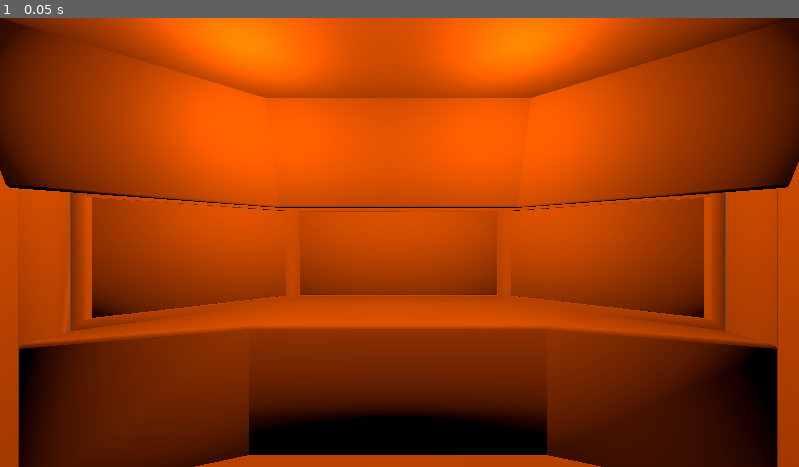
Above: before the commit, frame 1.
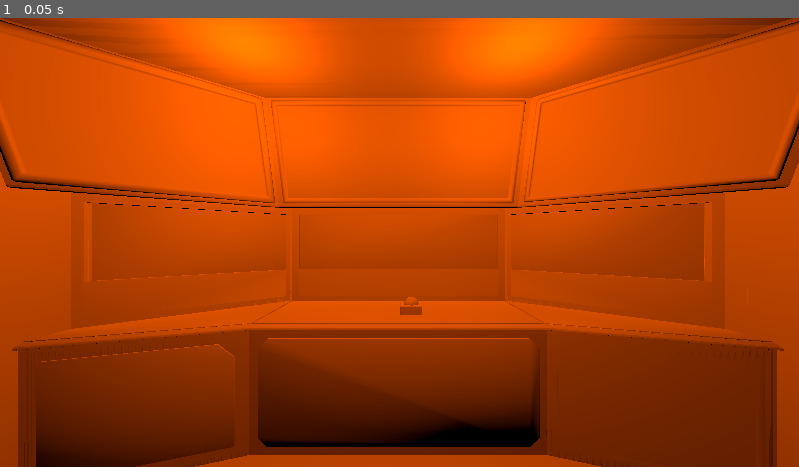
Above: after the commit, the same moment.

Repository: Kimkupiainen/ESA
Game: Godot game, scene res://node_3d.tscn
Two runs of this game, one before a commit and one after it. Both use one fixed random seed, a clock stepped at 60 frames per second and the inputs below.
Inputs:
- Up to frame 1 (0.05 s): no input

The runs differ from the first frame. In frame 1, 35% of the frame differs, in the area x 0-100%, y 0-100%.

Commit message:
ball is in the correct spot

Diff:
--- a/re-entry/node_3d.tscn
+++ b/re-entry/node_3d.tscn
@@ -1,6 +1,9 @@
-[gd_scene load_steps=2 format=3 uid="uid://bvwd2u45eycl1"]
+[gd_scene load_steps=5 format=3 uid="uid://bvwd2u45eycl1"]
 
 [ext_resource type="PackedScene" uid="uid://cxoaeox37j4wo" path="res://3D assets/cockpit.fbx" id="1_noarx"]
+[ext_resource type="PackedScene" uid="uid://byumttr3q2vft" path="res://3D assets/upperscreens.fbx" id="2_r3fl7"]
+[ext_resource type="PackedScene" uid="uid://dapuwr8j6s381" path="res://3D assets/navigationbase.fbx" id="3_jka67"]
+[ext_resource type="PackedScene" uid="uid://dhm2a2hoh7rvr" path="res://3D assets/navigationball.fbx" id="4_i5arm"]
 
 [node name="Node3D" type="Node3D"]
 
@@ -17,3 +20,11 @@
 [node name="OmniLight3D2" type="OmniLight3D" parent="cockpit"]
 transform = Transform3D(1, 0, 0, 0, 1, 0, 0, 0, 1, 0.435236, 1.40815, -0.869133)
 light_color = Color(0.655875, 0.231621, 0.00222643, 1)
+
+[node name="upperscreens" parent="cockpit" instance=ExtResource("2_r3fl7")]
+
+[node name="navigationbase" parent="cockpit" instance=ExtResource("3_jka67")]
+
+[node name="navigationball" parent="cockpit/navigationbase" instance=ExtResource("4_i5arm")]
+transform = Transform3D(1, 0, 0, 0, 1, 0, 0, 0, 1, 0.0643959, 0.602436, -1.30693)
+rotation_edit_mode = 2
Binary file changed: re-entry/3D assets/cockpit.fbx
Binary file added: re-entry/3D assets/navigationball.fbx
Not shown, added: re-entry/3D assets/navigationball.fbx.import
Binary file added: re-entry/3D assets/upperscreens.fbx
Not shown, added: re-entry/3D assets/upperscreens.fbx.import
